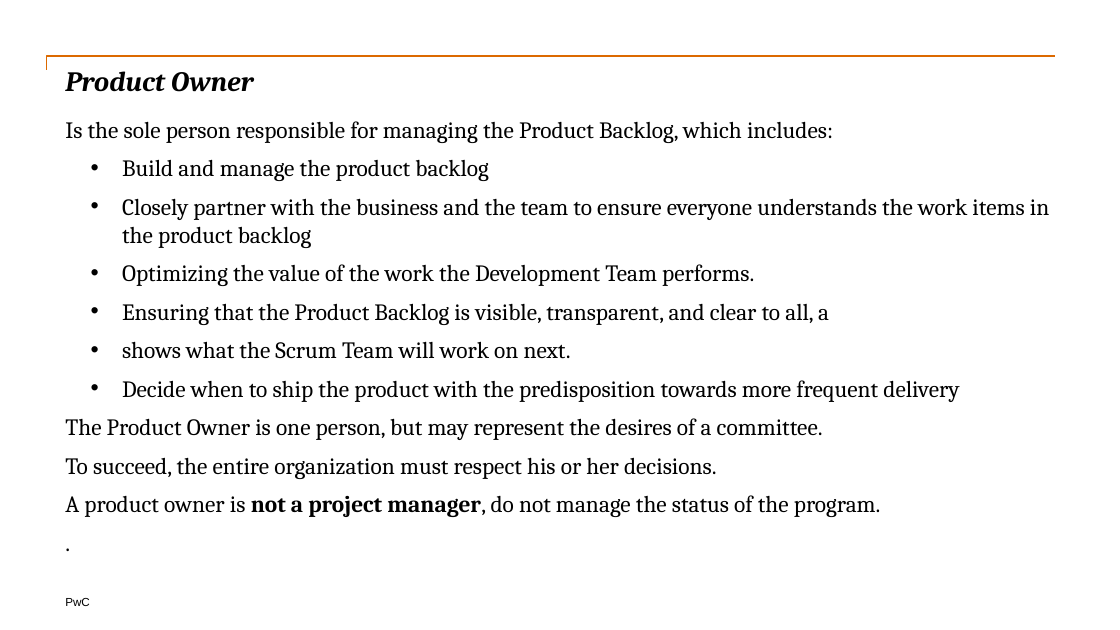
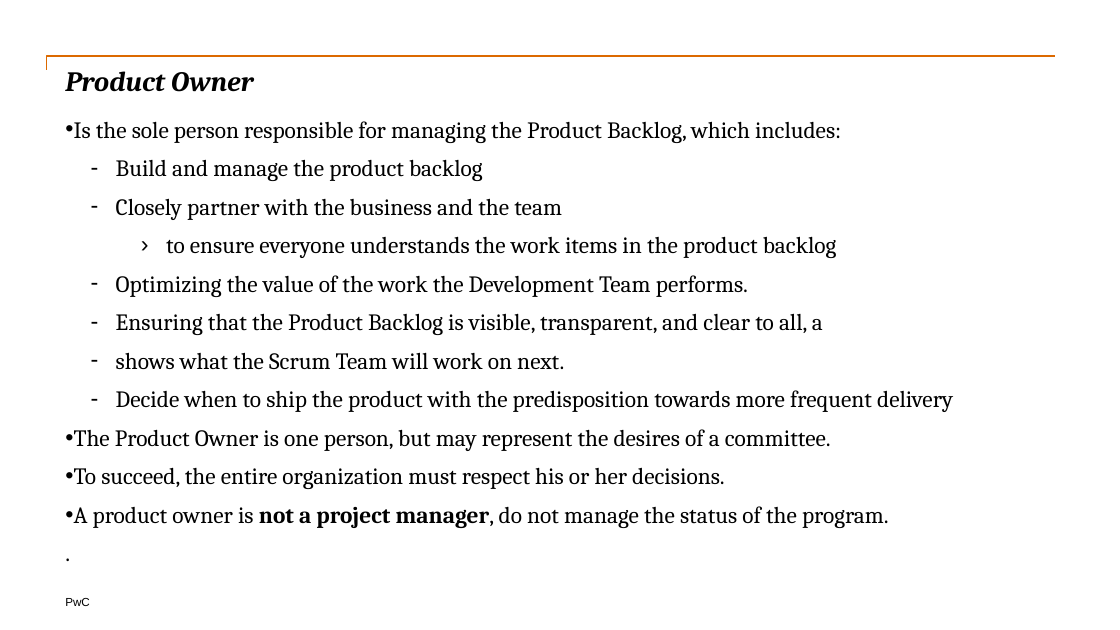
Before and after one commit to nadee158/reference_docs, a slide deck: slide 15 of doc/scrum_introduction.pptx (slide 9 before the commit). Drawn at 1120x630 pixels with LibreOffice and Linux fonts; fonts in the diff are those of the drawing. Boxes give left, top, right and bottom in pixels: in the first picture for what was removed or moved away, otherwise in the second. Text is boxed around its words. In the diff, an @@ line names an element or a change of style, - is before the commit and + after.

```diff
--- a/doc/scrum_introduction.pptx
+++ b/doc/scrum_introduction.pptx
@@ text at box(74, 121, 953, 528): bullet none to •; bullet • to - @@
@@ text at box(116, 198, 837, 258): text changed @@
-    • Closely partner with the business and the team to ensure everyone understands the work items in the product backlog
+    – Closely partner with the business and the team
+        › to ensure everyone understands the work items in the product backlog
```
Also in this commit, not shown: 14 other slides changed, 15 slides added, 2 other files.
